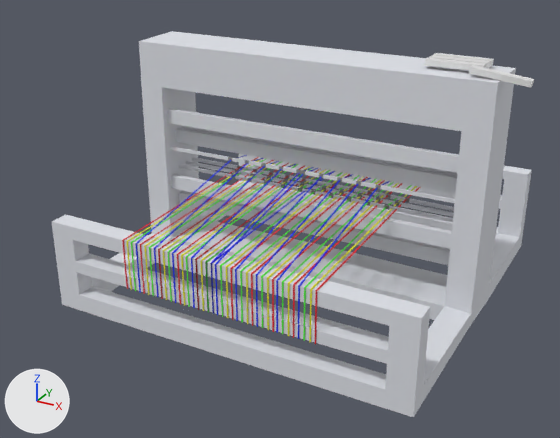
The Blender file Loom/Loom.blend, before and after one commit.
Both versions are drawn from a camera (50 mm lens) standing at (13.7, -27.6, 15.8) and looking at (-0.2, -2.3, 3.2). The axes (+X, +Y, +Z) are drawn at lower left. The lights are the same throughout.
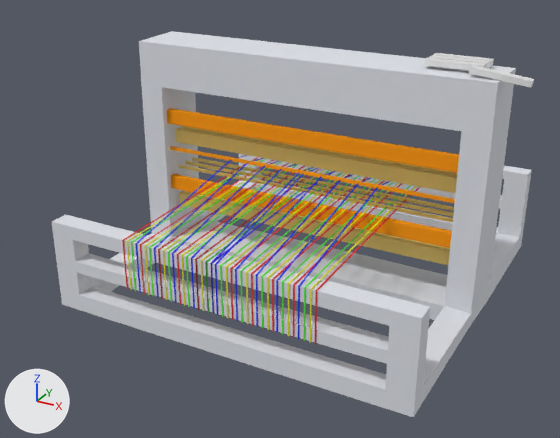
Boxes (x1, y1, x2, y2) around the edits, measured in the pictures (560 x 438 px):
part 1 of me_cube_002, recoloured (grey to orange): (167, 108, 459, 248) in both
part 2 of me_cube_002, recoloured (grey to orange): (228, 157, 381, 189) in both
part 3 of me_cube_007, recoloured (grey to yellow): (192, 157, 454, 211) in both
part 4 of me_cube_007, recoloured: (237, 166, 410, 202) in both
part 5 of me_cube_006, recoloured: (183, 126, 457, 249) in both
part 6 of me_cube_006, recoloured: (235, 170, 400, 206) in both
part 7 of me_cube_005, recoloured (grey to yellow): (175, 128, 457, 330) in both
part 8 of me_cube_005, recoloured: (231, 175, 389, 210) in both

What changed in the scene script:
```text
Add mat_material_003:
    mat_material_003 = diffuse_material('Material.003')
    mat_material_003.base_color = (1.0, 0.743, 0.223)  # yellow #ffe082
Add mat_material_009:
    mat_material_009 = diffuse_material('Material.009')
    mat_material_009.base_color = (1.0, 0.323, 0.0108)  # orange #ff9a1b
Change me_cube_002:
    where me_cube_002.from_pydata(...)  # 252 vertices, 114 faces, 46 loose edges; spans x 0.0..7.66, y -7.53..7.25, z -0.27..9.45
    used by ob_cube_002; parent = ob_cube_032; location = (-0.0216, -1.702, 1.04)
    me_cube_002 part 1: all 104 faces that had it switch from mat_material (white #dee1e7) to mat_material_009 (orange #ff9a1b)
    me_cube_002 part 2: all 10 faces that had it switch from mat_material_001 (grey #8a8a8a) to mat_material_009 (orange #ff9a1b)
Change me_cube_007:
    where me_cube_007.from_pydata(...)  # 252 vertices, 114 faces, 46 loose edges; spans x 0.0..7.66, y -7.53..7.25, z -0.27..9.45
    used by ob_cube_005; location = (0.0, 0.0, 0.0)
    me_cube_007 part 3: all 104 faces that had it switch from mat_material (white #dee1e7) to mat_material_003 (yellow #ffe082)
    me_cube_007 part 4: all 10 faces that had it switch from mat_material_001 (grey #8a8a8a) to mat_material_003 (yellow #ffe082)
Change me_cube_006:
    where me_cube_006.from_pydata(...)  # 252 vertices, 114 faces, 46 loose edges; spans x 0.0..7.66, y -7.53..7.25, z -0.27..9.45
    used by ob_cube_004; location = (-0.01, -0.57, 0.0)
    me_cube_006 part 5: all 104 faces that had it switch from mat_material (white #dee1e7) to mat_material_003 (yellow #ffe082)
    me_cube_006 part 6: all 10 faces that had it switch from mat_material_001 (grey #8a8a8a) to mat_material_003 (yellow #ffe082)
Change me_cube_005:
    where me_cube_005.from_pydata(...)  # 252 vertices, 114 faces, 46 loose edges; spans x 0.0..7.66, y -7.53..7.25, z -0.27..9.45
    used by ob_cube_003; location = (-0.03, -1.14, 0.0)
    me_cube_005 part 7: all 104 faces that had it switch from mat_material (white #dee1e7) to mat_material_003 (yellow #ffe082)
    me_cube_005 part 8: all 10 faces that had it switch from mat_material_001 (grey #8a8a8a) to mat_material_003 (yellow #ffe082)
```
